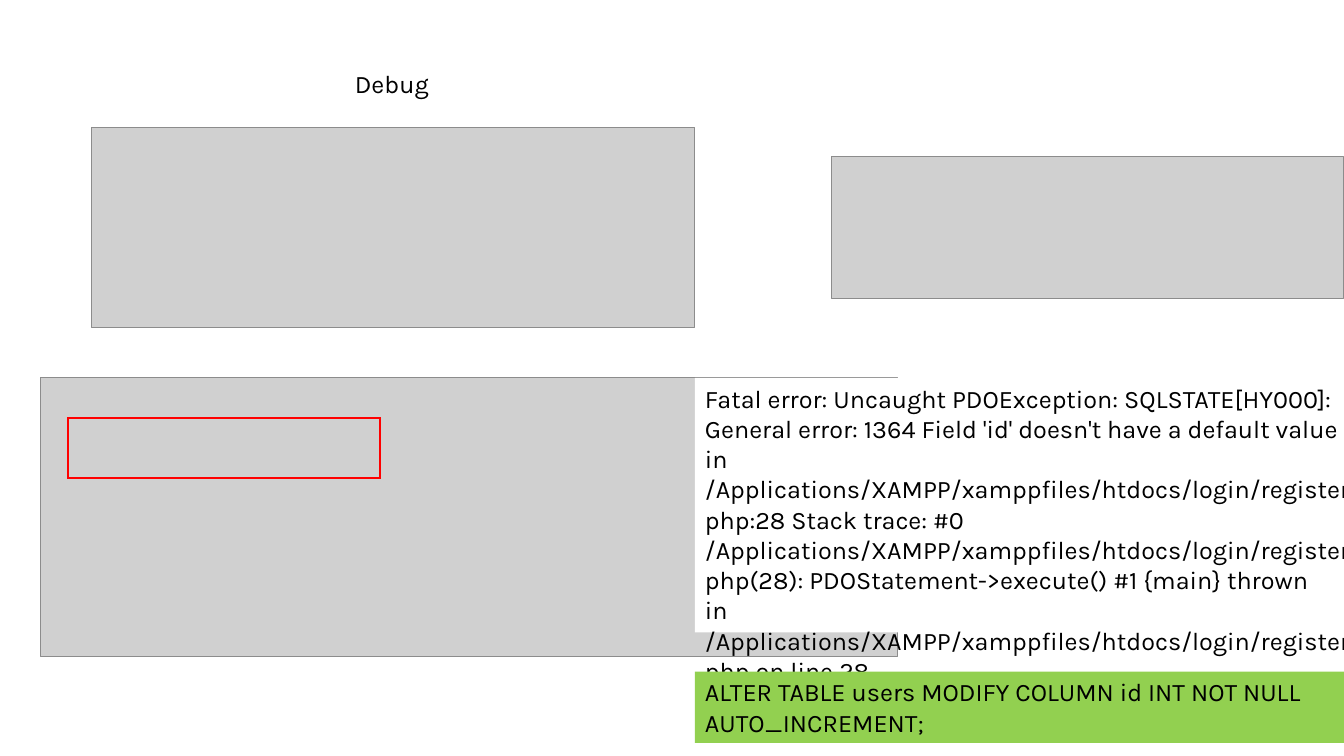
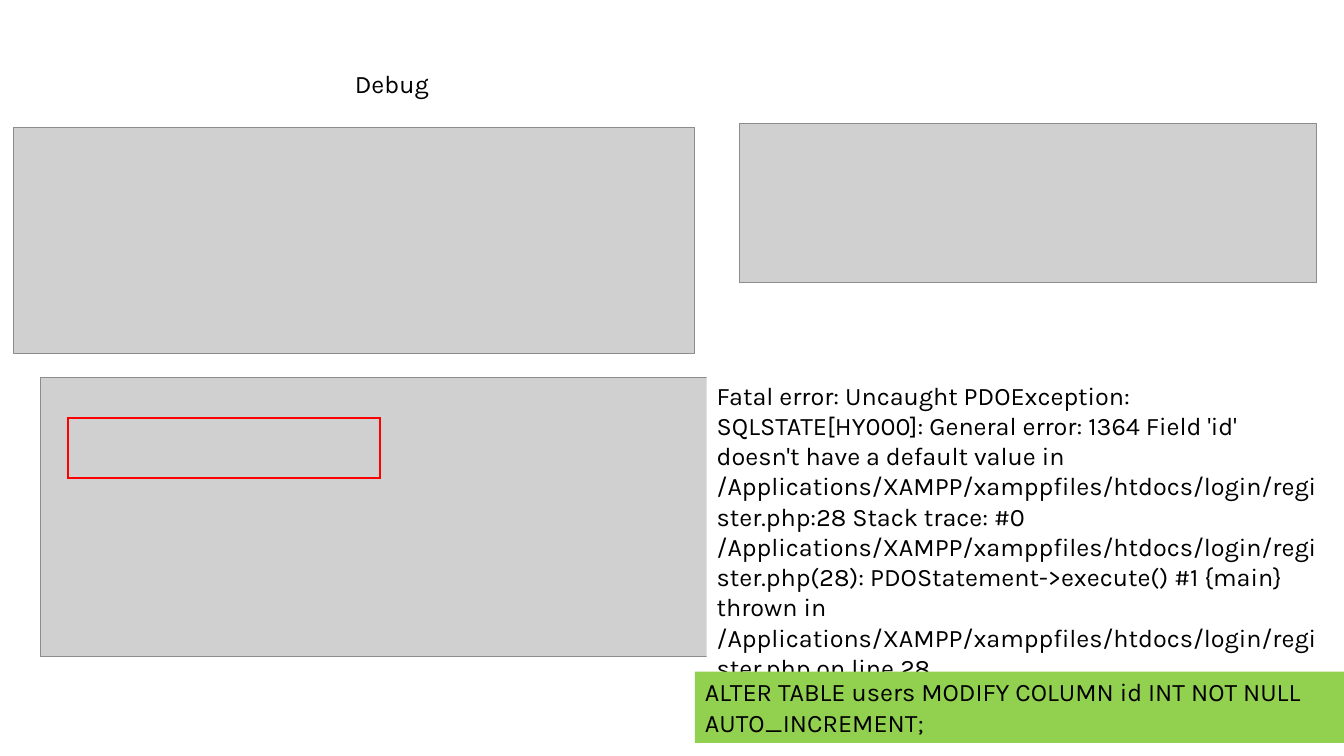
Before and after one commit to OnetoTommy/Web_Design, a slide deck: slide 4 of Web/Final_Project/Final Project.pptx. Drawn at 1344x756 pixels with LibreOffice and Linux fonts; fonts in the diff are those of the drawing; grey boxes stand for pictures. Boxes give left, top, right and bottom in pixels: in the first picture for what was removed or moved away, otherwise in the second. Text is boxed around its words. In the diff, an @@ line names an element or a change of style, - is before the commit and + after.

```diff
--- a/Web/Final_Project/Final Project.pptx
+++ b/Web/Final_Project/Final Project.pptx
@@ picture: place and size @@
-picture at <box>92,127,696,328</box>
+picture at <box>14,127,696,353</box>
@@ picture: place and size @@
-picture at <box>832,157,1344,298</box>
+picture at <box>740,124,1317,283</box>
@@ text "Fatal error: Uncaught PDOException: SQLSTATE[HY000]: ..." rewrapped from <box>695,378,1344,632</box> to <box>717,387,1317,683</box> @@
```
Also in this commit, not shown: 1 other slide changed, 3 other files.
